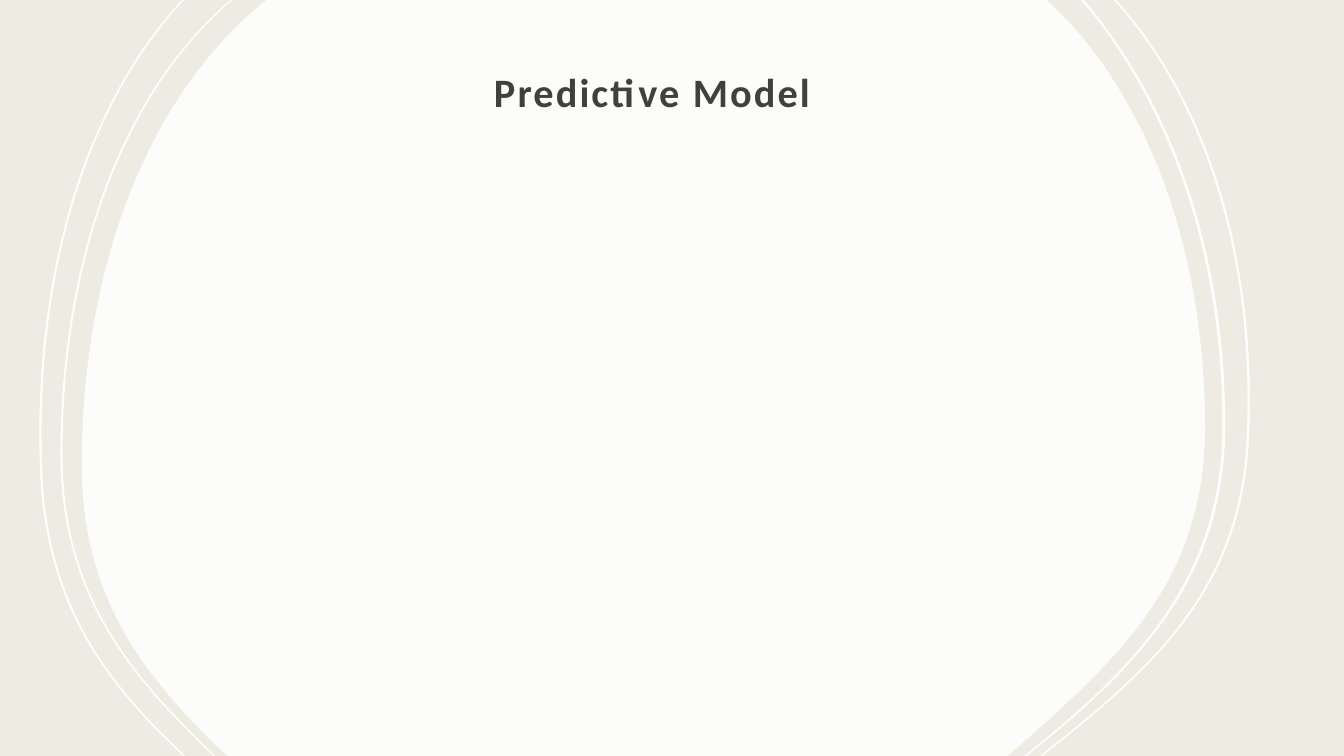
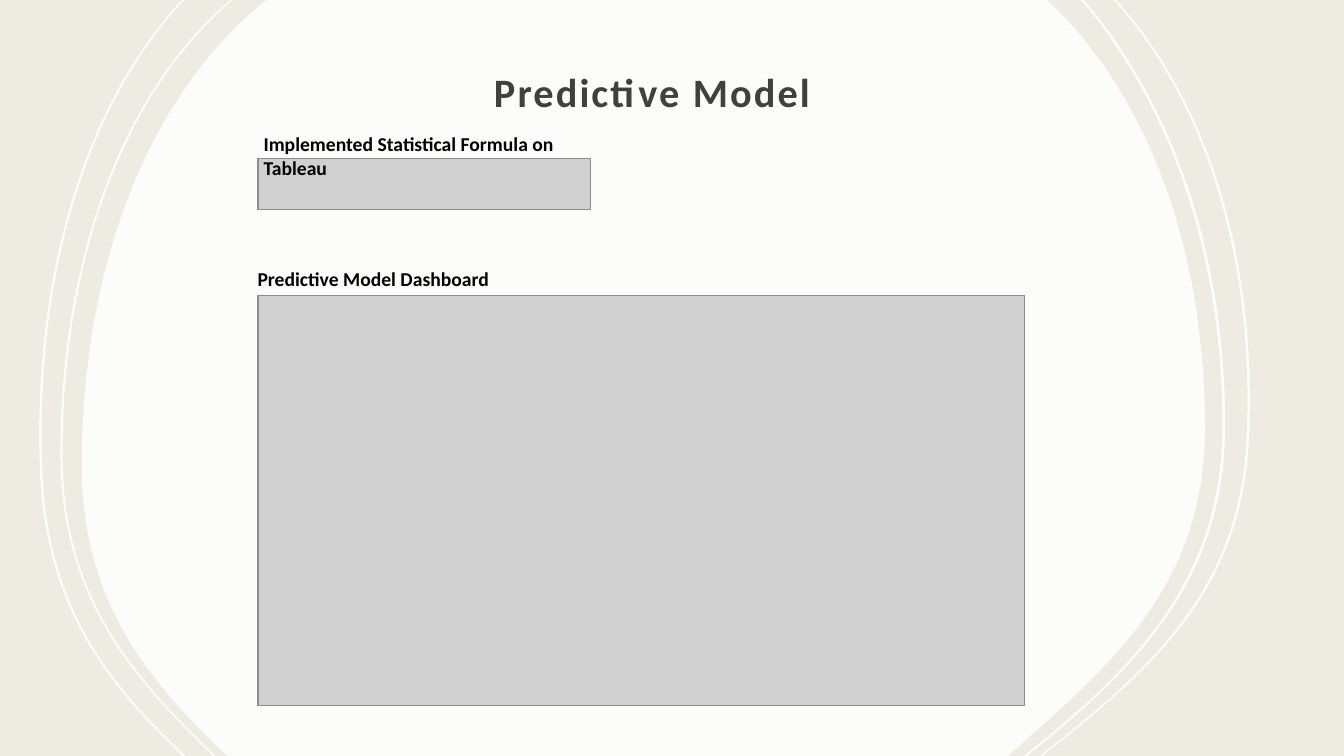
Before and after one commit to kene-onwumbiko/Masters_Final_Project, a slide deck: slide 5 of Chidera - MSc Applied Data Science - Project Presentation.pptx (slide 6 before the commit). Drawn at 1344x756 pixels with LibreOffice and Linux fonts; fonts in the diff are those of the drawing; grey boxes stand for pictures; background and template pictures are left out. Boxes give left, top, right and bottom in pixels: in the first picture for what was removed or moved away, otherwise in the second. Text is boxed around its words. In the diff, an @@ line names an element or a change of style, - is before the commit and + after.

```diff
--- a/Chidera - MSc Applied Data Science - Project Presentation.pptx
+++ b/Chidera - MSc Applied Data Science - Project Presentation.pptx
@@ text added at box(264, 137, 553, 175), 14 pt, text #000000, bold @@
+Implemented Statistical Formula on Tableau
@@ picture added at box(258, 158, 591, 209) @@
@@ picture added at box(258, 295, 1024, 706) @@
@@ text added at box(258, 272, 488, 286), 14 pt, text #000000, bold @@
+Predictive Model Dashboard
```
Also in this commit, not shown: 4 other slides changed, 2 slides added, 7 slides removed.
